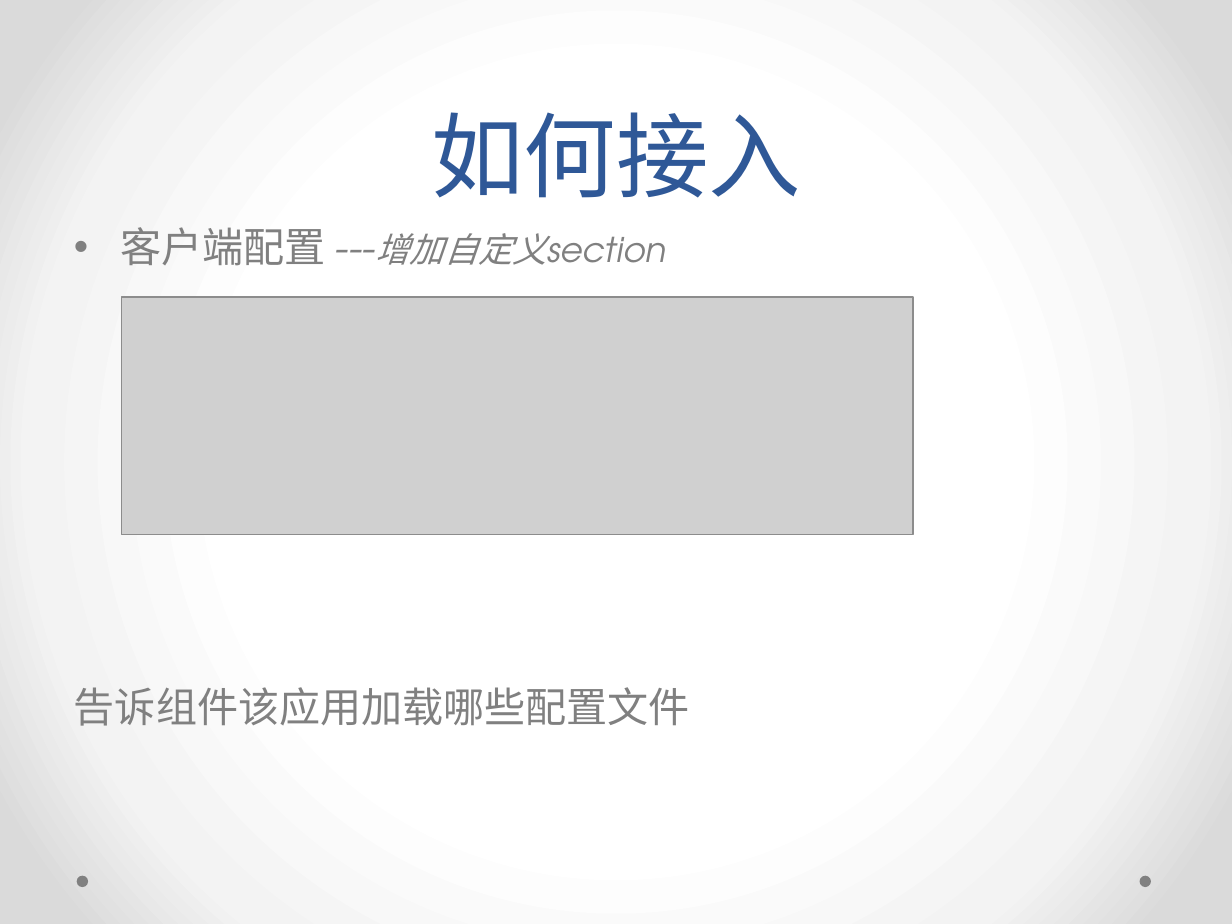
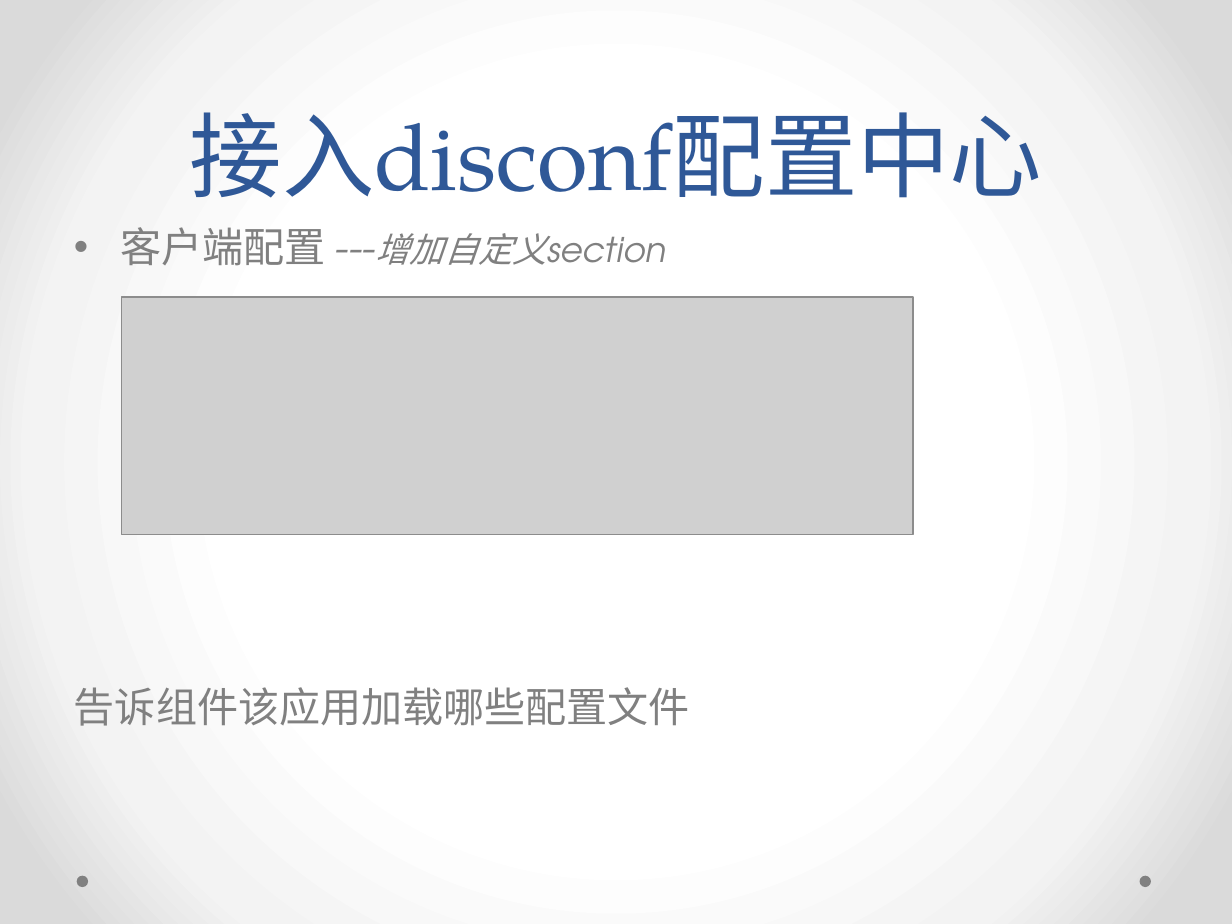
Before and after one commit to GavinYao2018/disconfnet, a slide deck: slide 8 of Document/Disconf.Net.pptx (slide 6 before the commit). Drawn at 1232x924 pixels with LibreOffice and Linux fonts; fonts in the diff are those of the drawing; grey boxes stand for pictures. Boxes give left, top, right and bottom in pixels: in the first picture for what was removed or moved away, otherwise in the second. Text is boxed around its words. In the diff, an @@ line names an element or a change of style, - is before the commit and + after.

```diff
--- a/Document/Disconf.Net.pptx
+++ b/Document/Disconf.Net.pptx
@@ title at [190, 112, 1043, 198]: text changed @@
-如何接入
+接入disconf配置中心
```
Also in this commit, not shown: 2 other slides changed, 2 slides added.
